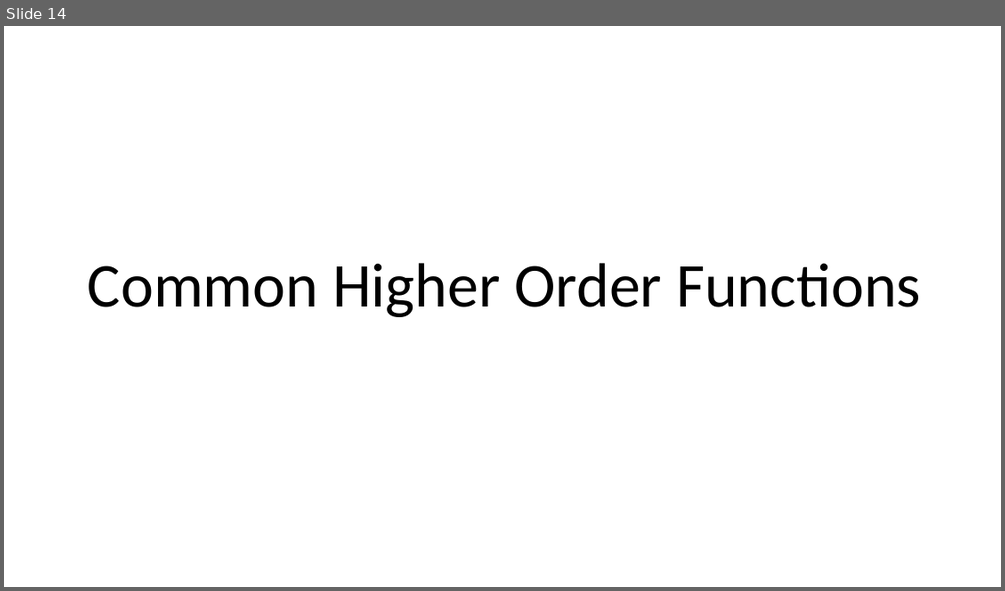
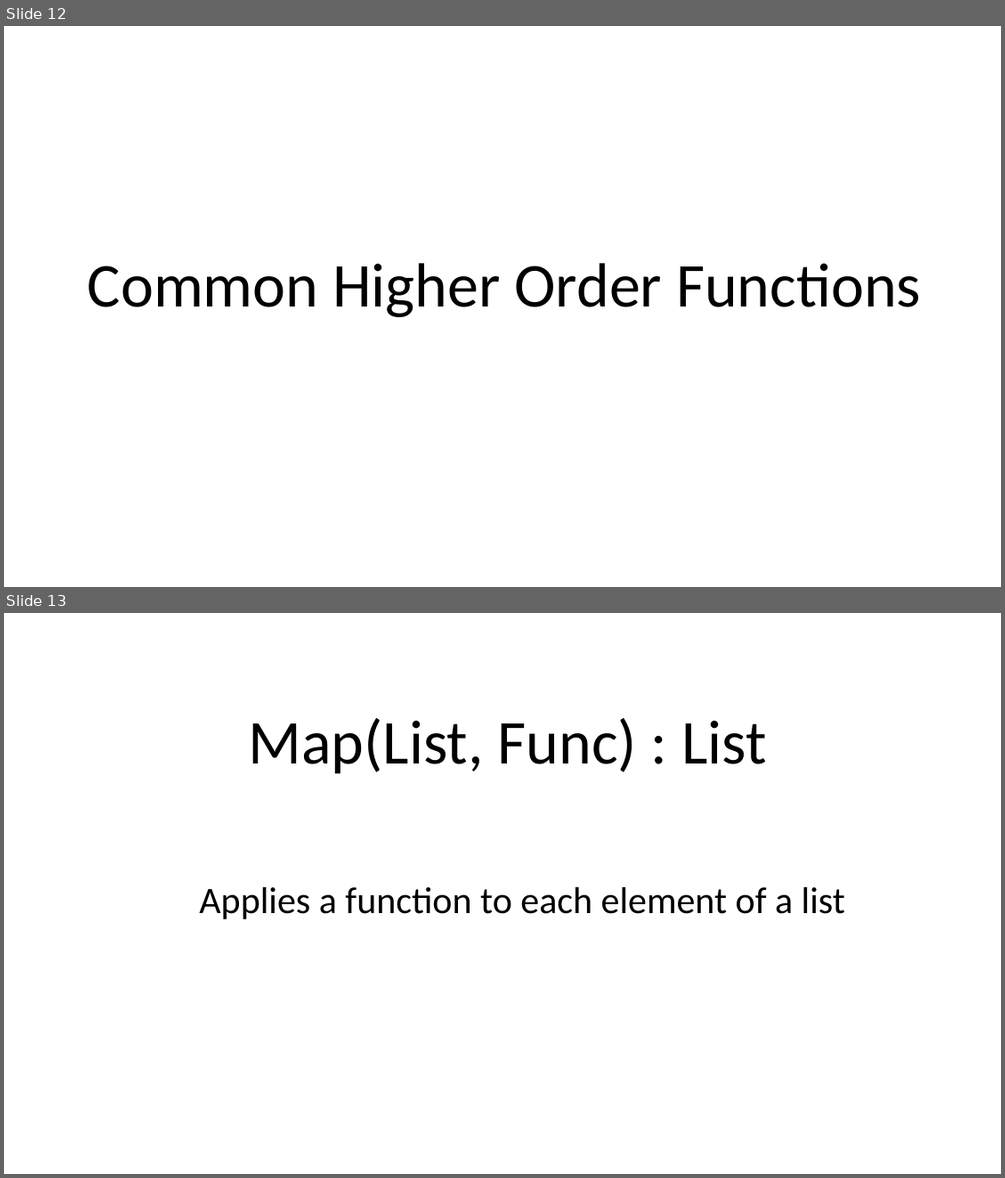
Before and after one commit to armadilloNik/FunctionalCSharpSig, a slide deck: slides/FpViaCSharp.pptx. Shown one above the other, each under a label of ours: slide 14 before the commit, slides 12 and 13 after it. The pictures are 1005x591 and 1005x1178 pixels, drawn with LibreOffice and Linux fonts; fonts in the diff are those of the drawing. Boxes give left, top, right and bottom in pixels: in the first picture for what was removed or moved away, otherwise in the second. Text is boxed around its words. In the diff, an @@ line names an element or a change of style, - is before the commit and + after.

Commit message:
list comprehension example

```diff
--- a/slides/FpViaCSharp.pptx
+++ b/slides/FpViaCSharp.pptx
@@ slide 13 added at <box>4,613,1001,1174</box>, background #FFFFFF @@
@@ title added at <box>249,718,766,774</box>, 60 pt, text #000000 @@
+Map(List, Func) : List
@@ text added at <box>199,887,845,919</box>, 36 pt, text #000000 @@
+Applies a function to each element of a list
@@ what was slide 14 is now slide 12 @@
```
Also in this commit, not shown: 2 slides changed, 2 other slides added, 3 slides removed, 5 other files.
